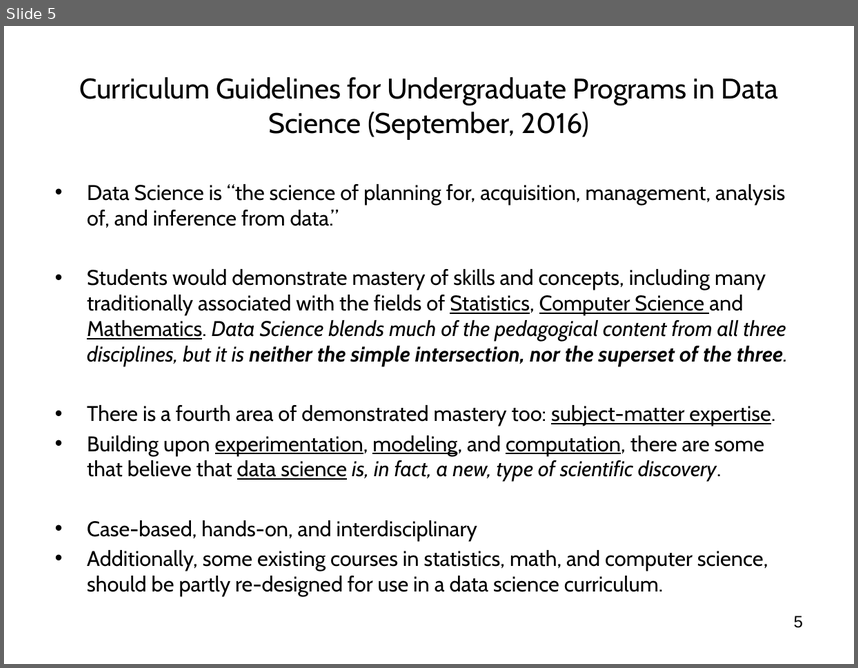
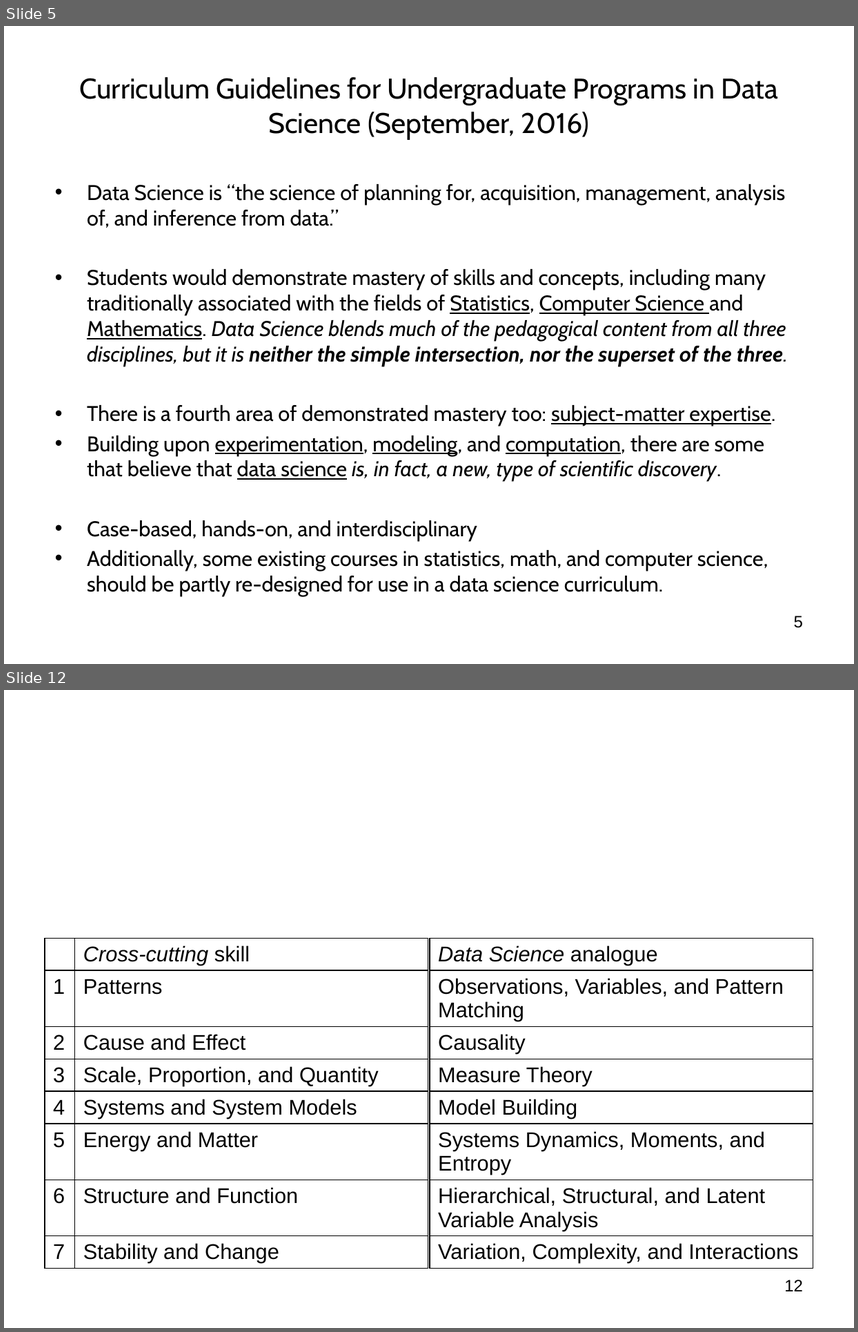
Before and after one commit to wsphd/datajam2018, a slide deck: dj2018.odp. Shown one above the other, each under a label of ours: slide 5 before the commit, slides 5 and 12 after it; the slides between them are not shown. The pictures are 858x668 and 858x1332 pixels, drawn with LibreOffice and Linux fonts; fonts in the diff are those of the drawing. Boxes give left, top, right and bottom in pixels: in the first picture for what was removed or moved away, otherwise in the second. Text is boxed around its words. In the diff, an @@ line names an element or a change of style, - is before the commit and + after.

```diff
--- a/dj2018.odp
+++ b/dj2018.odp
@@ slide 12 added at [4,690,854,1328], background #FFFFFF @@
@@ table added at [45,938,429,1268], 8 rows, 2 columns @@
+ | Cross-cutting skill
+1 | Patterns
+2 | Cause and Effect
+3 | Scale, Proportion, and Quantity
+4 | Systems and System Models
+5 | Energy and Matter
+6 | Structure and Function
+7 | Stability and Change
@@ table added at [430,938,813,1268], 8 rows, 1 columns @@
+Data Science analogue
+Observations, Variables, and Pattern Matching
+Causality
+Measure Theory
+Model Building
+Systems Dynamics, Moments, and Entropy
+Hierarchical, Structural, and Latent Variable Analysis
+Variation, Complexity, and Interactions
@@ page number added at [784,1279,803,1291], 14 pt, text #000000 @@
+12
```
Also in this commit, not shown: 4 slides changed, 18 other slides added.
